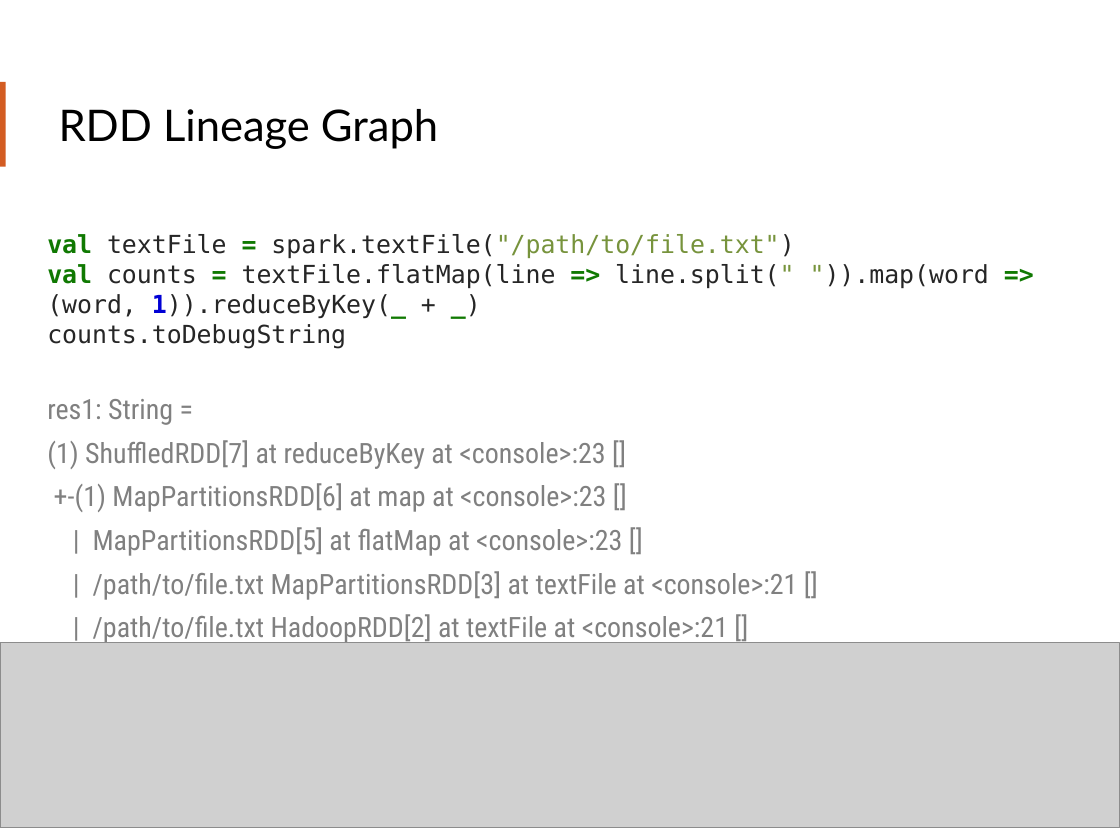
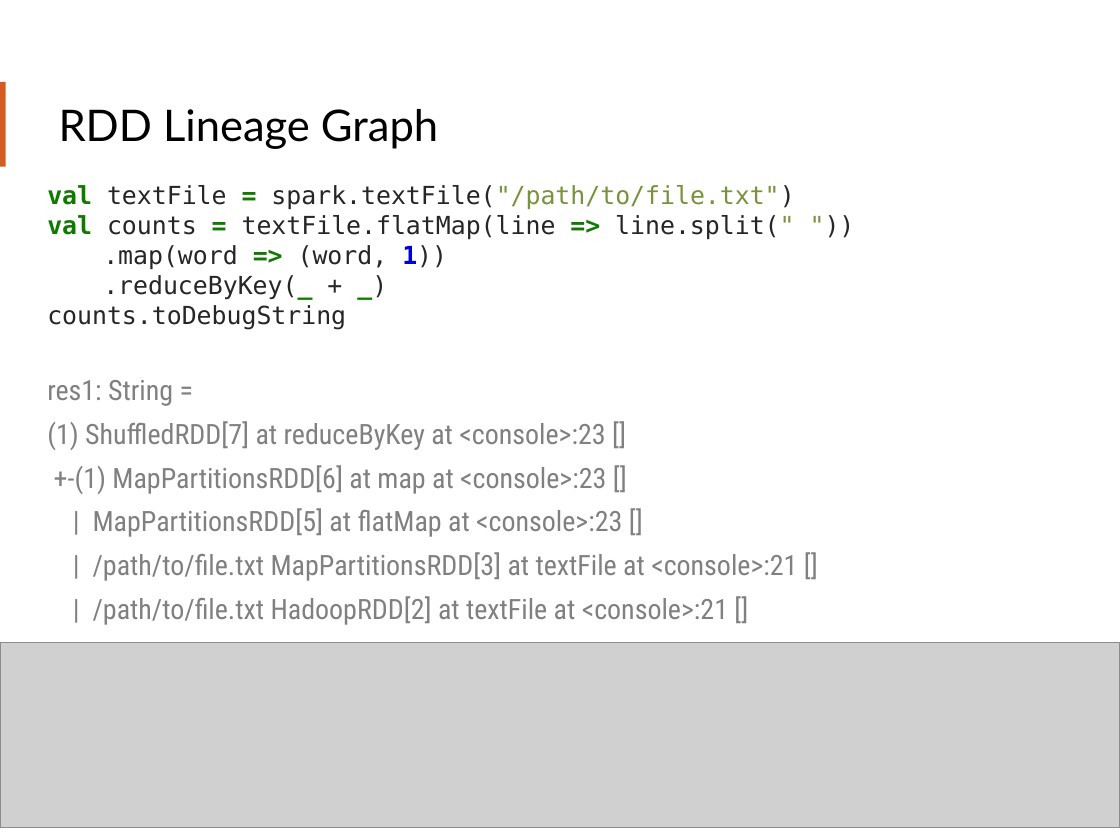
Before and after one commit to teamclairvoyant/intro-to-spark, a slide deck: slide 50 of Intro to Apache Spark Slides.pptx. Drawn at 1120x840 pixels with LibreOffice and Linux fonts; fonts in the diff are those of the drawing; grey boxes stand for pictures. Boxes give left, top, right and bottom in pixels: in the first picture for what was removed or moved away, otherwise in the second. Text is boxed around its words. In the diff, an @@ line names an element or a change of style, - is before the commit and + after.

```diff
--- a/Intro to Apache Spark Slides.pptx
+++ b/Intro to Apache Spark Slides.pptx
@@ text "val textFile = spark.textFile("/path/to/file.txt")": place and size @@
-text "val textFile = spark.textFile("/path/to/file.txt")" at box(47, 234, 989, 645)
+text "val textFile = spark.textFile("/path/to/file.txt")" at box(47, 185, 797, 625)
@@ text at box(47, 215, 794, 300): text changed @@
-val counts = textFile.flatMap(line => line.split(" ")).map(word => (word, 1)).reduceByKey(_ + _)
+val counts = textFile.flatMap(line => line.split(" "))
+.map(word => (word, 1))
+.reduceByKey(_ + _)
```
Also in this commit, not shown: 6 other slides changed.
